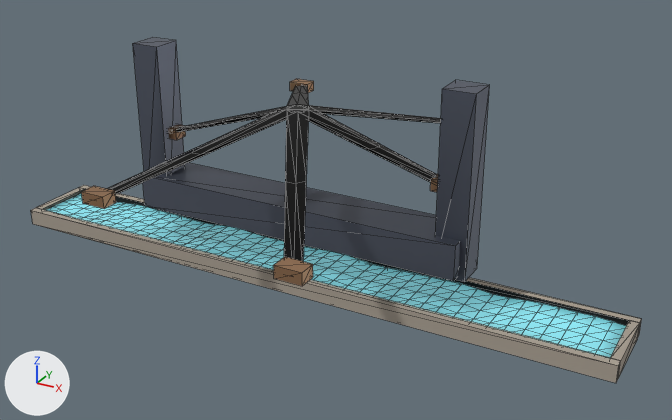
A saved change to the glTF model public/models/great_loom.glb.
Camera for both pictures: a 50 mm lens placed at (20.0, -33.0, 20.1), pointed at (1.7, 0.2, 3.5). Arrows for +X, +Y and +Z are at lower left; the lights stay in place. The older version comes first. Mesh edges are drawn as thin lines. Vertices at exactly the same position are counted once.

Before the edit, the objects in view are built like this:
```python
me_beam_low = bpy.data.meshes.new('beam_low')
me_beam_low.from_pydata(...)  # 467 vertices, 824 faces; spans x -15.0..15.0, y -9.9..9.9, z -0.2..10.0
# faces by material slot: [36, 172, 72, 496, 48]
me_beam_low.materials.append(mat_metal)
me_beam_low.materials.append(mat_copper)
me_beam_low.materials.append(mat_copper_dark)
me_beam_low.materials.append(mat_water)
me_beam_low.materials.append(mat_stone_dark)
ob_great_loom = bpy.data.objects.new('great_loom', me_beam_low)
ob_great_loom.location = (0.0, 0.0, 0.0)
```
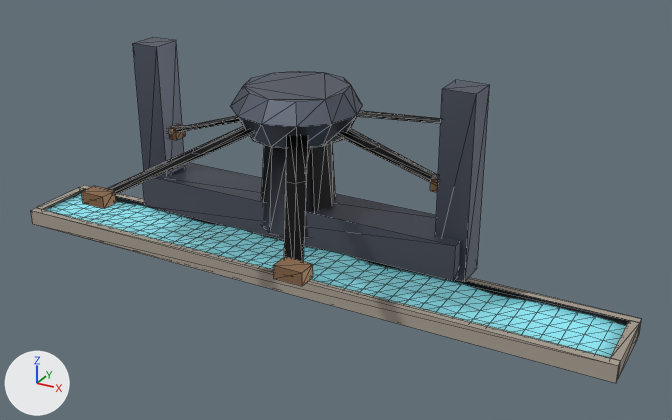
What differs and where, as boxes [x1, y1, x2, y2] in the pictures (672 x 420 px):
part 1 of me_beam_low, added
    after: [261, 143, 336, 238]
part 2 of me_beam_low, added
    after: [230, 71, 363, 148]

The change, as a list of edits to the scene's bpy script:
```text
Change me_beam_low:
    used by ob_great_loom; location = (0.0, 0.0, 0.0)
    remove me_beam_low.from_pydata(...)  # 467 vertices, 824 faces; spans x -15.0..15.0, y -9.9..9.9, z -0.2..10.0
    add me_beam_low.from_pydata(...)  # 547 vertices, 972 faces; spans x -15.0..15.0, y -9.9..9.9, z -0.2..10.0
    me_beam_low part 1: a new loose piece, a 10-sided cut cone along z (radius 1.8 at the low end, 1.5 at the high end) spanning x -1.7..1.8, y -1.7..1.7, z 2.6..7.0, in mat_metal
    me_beam_low part 2: a new loose piece of 36 vertices spanning x -2.8..2.9, y -2.8..2.9, z 6.9..9.0, in mat_metal
    other edits to the shape of me_beam_low do not show in these pictures
```
